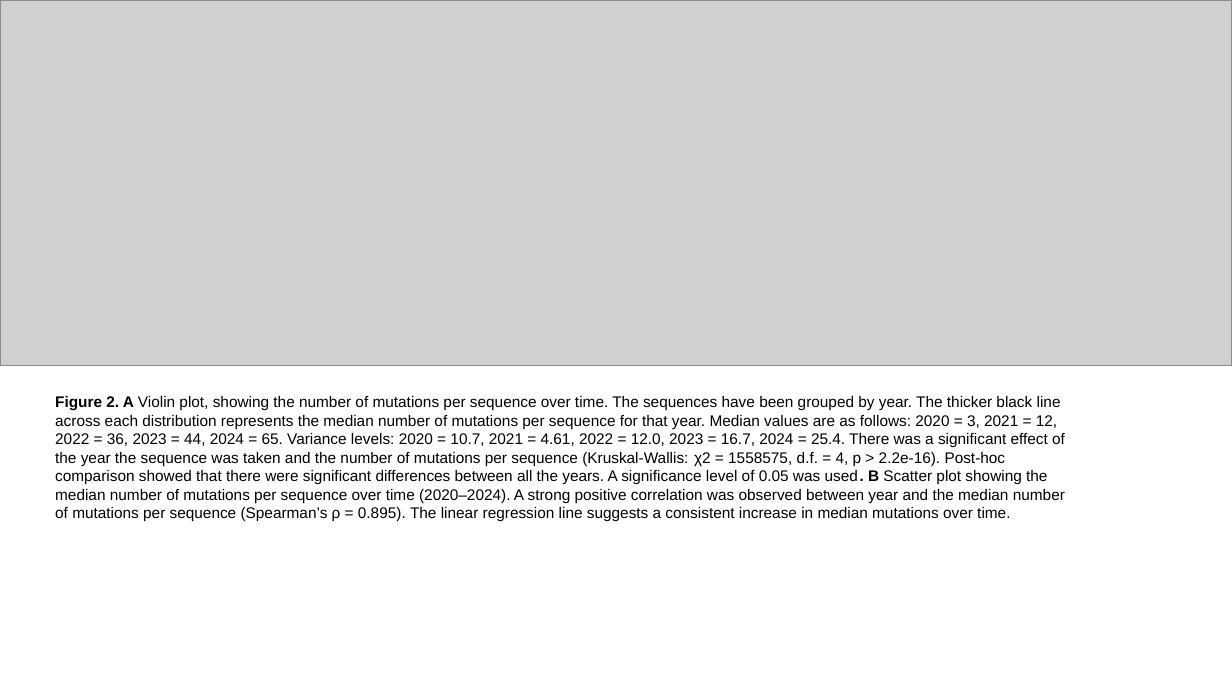
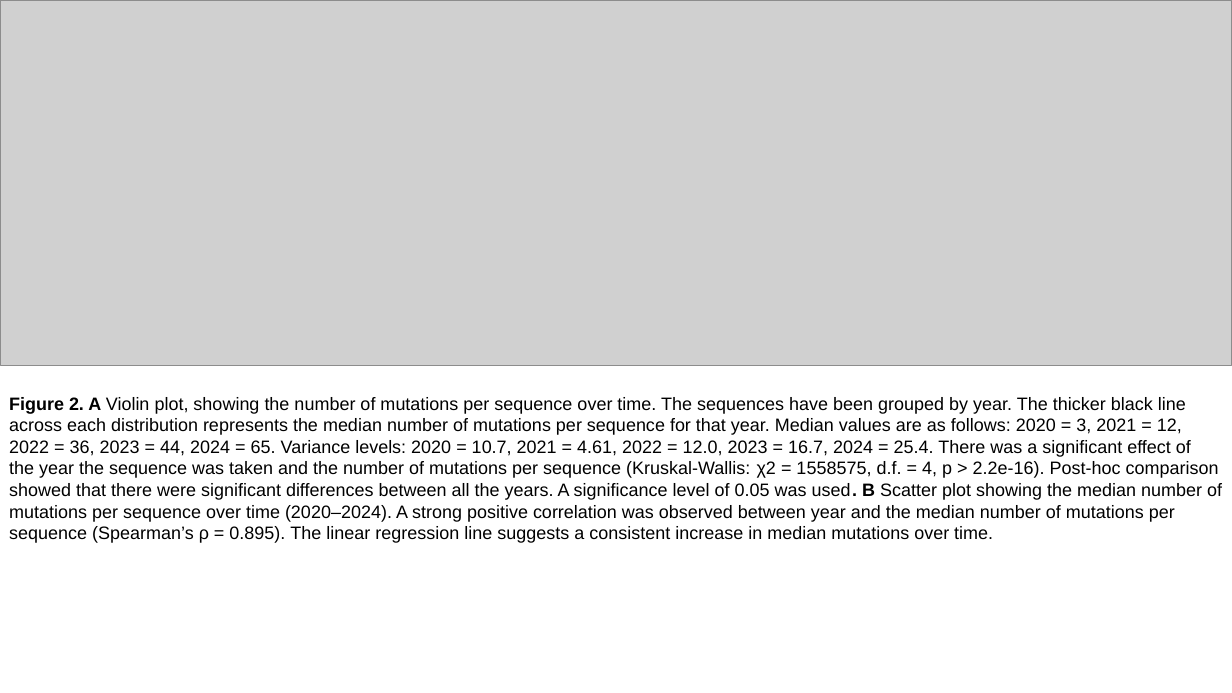
Before and after one commit to sha524/Spike_protein, a slide deck: slide 2 of Plots and Figures/Real plots and figures/Completed figures with captions.pptx. Drawn at 1232x693 pixels with LibreOffice and Linux fonts; fonts in the diff are those of the drawing; grey boxes stand for pictures. Boxes give left, top, right and bottom in pixels: in the first picture for what was removed or moved away, otherwise in the second. Text is boxed around its words. In the diff, an @@ line names an element or a change of style, - is before the commit and + after.

Commit message:
Figures 2 and 3, report work

```diff
--- a/Plots and Figures/Real plots and figures/Completed figures with captions.pptx
+++ b/Plots and Figures/Real plots and figures/Completed figures with captions.pptx
@@ text "Figure 2. A Violin plot, ..." moved from (x1=55, y1=396, x2=1065, y2=522) to (x1=9, y1=397, x2=1222, y2=543) @@
@@ text "Figure 2. A Violin plot, ..." at (x1=9, y1=397, x2=1222, y2=543): size 12 to 14 pt @@
```
Also in this commit, not shown: 1 other slide changed, 1 other file.
